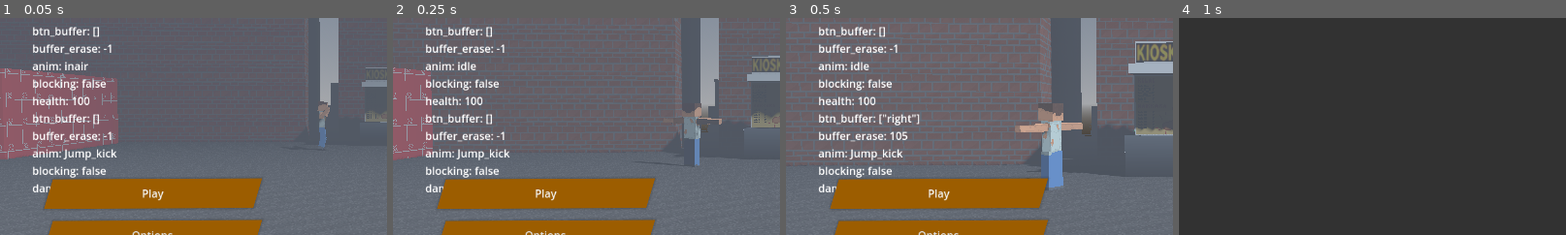
Above: before the commit, frames 1-4 (left to right).
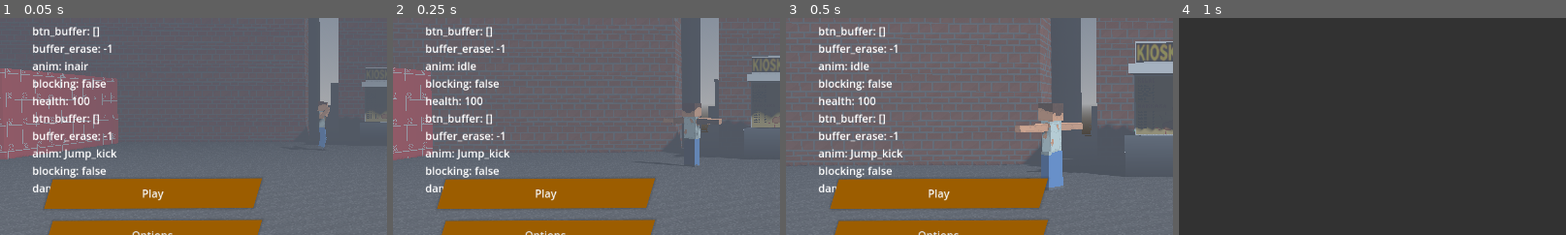
Above: after the commit, the same moments.

Repository: miklaskarjalainen/KioskKnockout
Game: Godot game, scene res://src/scenes/TitleScreen.tscn
The game is run twice, just before and just after one commit, with the same random seed, the same clock (stepped at 60 frames per second) and the same inputs.
Inputs:
- Up to frame 1 (0.05 s): no input
- Up to frame 2 (0.25 s): no input
- Up to frame 3 (0.5 s): no input
- Up to frame 4 (1 s): click "Play" at 0.5 s
The pictures show only the part of the screen within x 0-50%, y 22-72%; the shares and areas given below are measured in that part.

Frames 1-2 are identical in both runs. In frame 3, 0.3% of the frame differs, in the area x 24-35%, y 44-57%; in frame 4, nothing differs.

Commit message:
lower value

Diff:
--- a/src/actors/ActionController.gd
+++ b/src/actors/ActionController.gd
@@ -1,7 +1,7 @@
 extends Node
 class_name ActionController
 
-const ACTION_ERASE_FRAMES: int = 120
+const ACTION_ERASE_FRAMES: int = 12
 
 ## Action name should be the same as the Animation name
 signal action_started(action_name: String, anim_spd: float)
